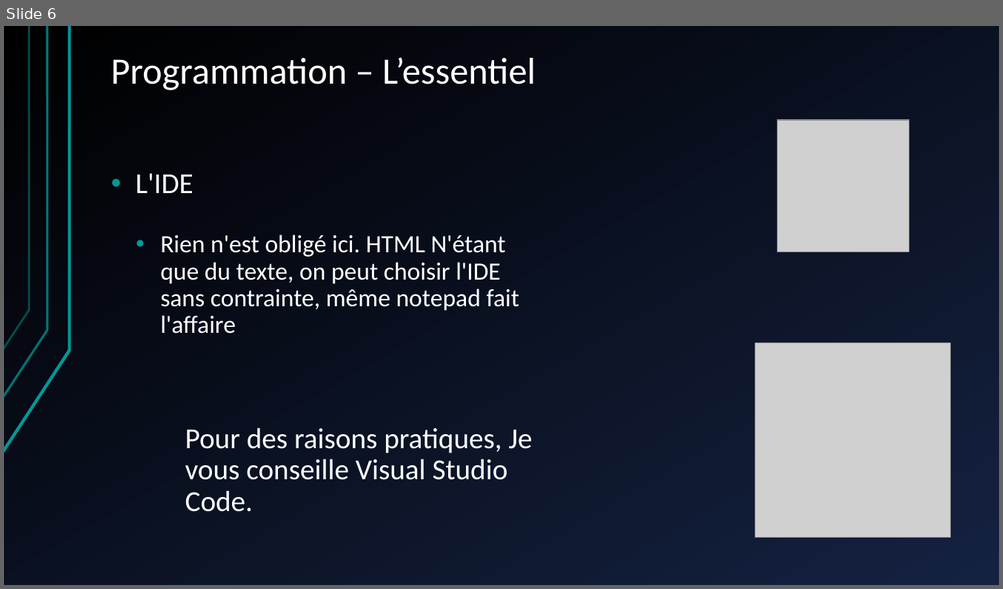
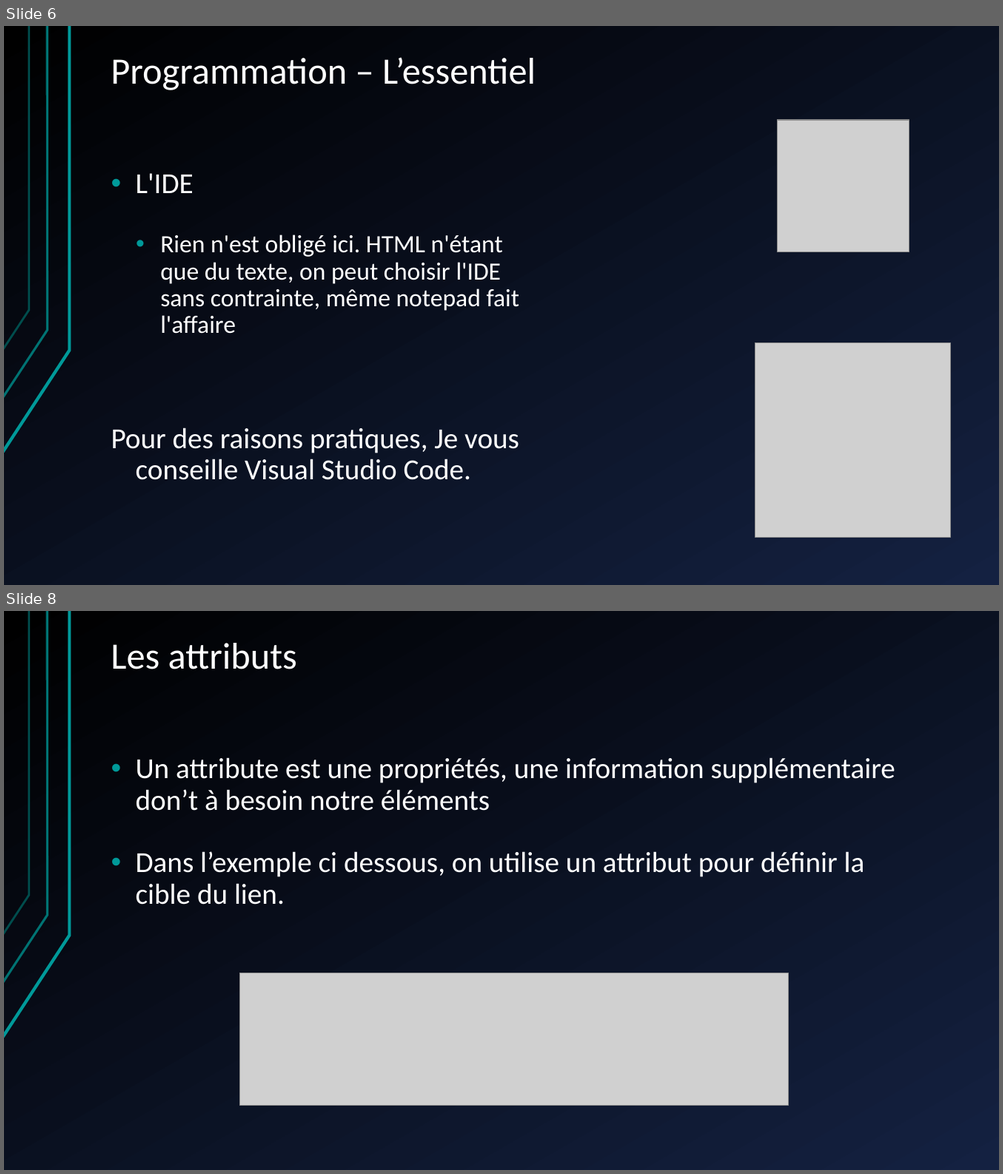
Before and after one commit to shyne99/formation-web, a slide deck: Seance 1 HTML CSS PHP.ppt. Shown one above the other, each under a label of ours: slide 6 before the commit, slides 6 and 8 after it; the slides between them are not shown. The pictures are 1003x589 and 1003x1174 pixels, drawn with LibreOffice and Linux fonts; fonts in the diff are those of the drawing; grey boxes stand for pictures. Boxes give left, top, right and bottom in pixels: in the first picture for what was removed or moved away, otherwise in the second. Text is boxed around its words. In the diff, an @@ line names an element or a change of style, - is before the commit and + after.

```diff
--- a/Seance 1 HTML CSS PHP.ppt
+++ b/Seance 1 HTML CSS PHP.ppt
@@ slide 8 added at box(4, 611, 999, 1170), background gradient #142141 to #000000; not listed: 3 template elements that a slide beside it also shows @@
@@ title added at box(111, 643, 297, 669), 36 pt, text #FFFFFF @@
+Les attributs
@@ text added at box(136, 758, 895, 905), 28 pt, text #FFFFFF @@
+• Un attribute est une propriétés, une information supplémentaire don’t à besoin notre éléments
+• Dans l’exemple ci dessous, on utilise un attribut pour définir la cible du lien.
@@ picture added at box(240, 973, 788, 1105) @@
@@ slide 6 changed as well @@
@@ background gradient #000000 to #142141 to gradient #142141 to #000000 @@
@@ text at box(160, 235, 520, 334): text changed @@
-  • Rien n'est obligé ici. HTML N'étant que du texte, on peut choisir l'IDE sans contrainte, même notepad fait l'affaire
+  • Rien n'est obligé ici. HTML n'étant que du texte, on peut choisir l'IDE sans contrainte, même notepad fait l'affaire
@@ text at box(111, 428, 519, 480): indent changed @@
```
Also in this commit, not shown: 18 other slides changed, 1 other slide added, 2 slides removed, 2 other files.
